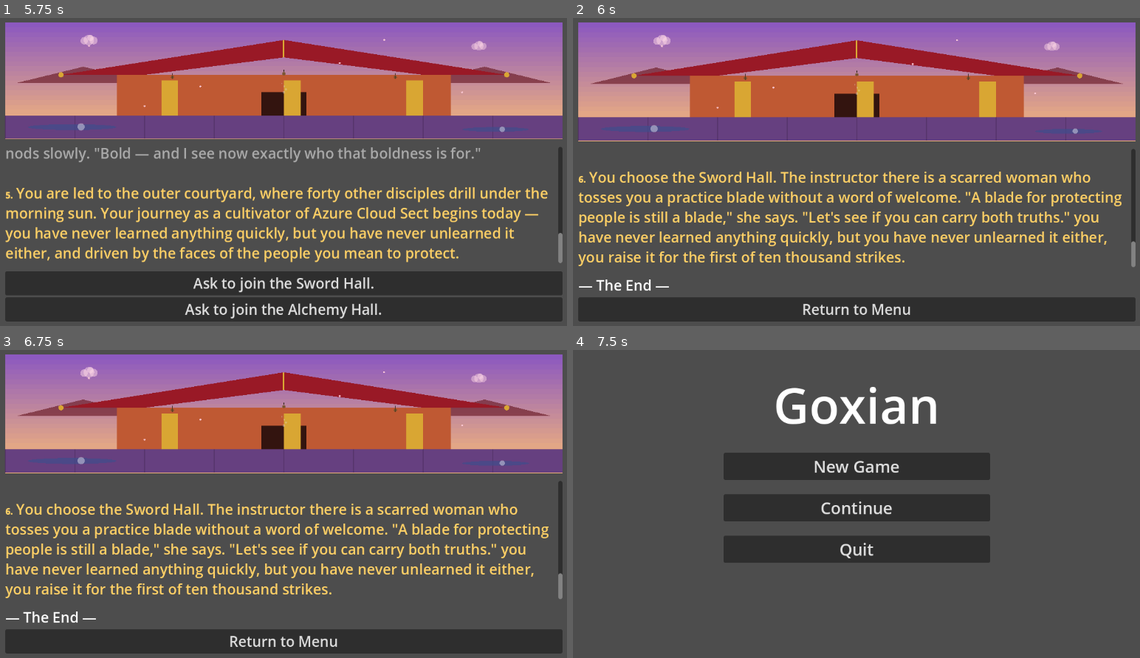
Above: before the commit, frames 1-4 (two rows, left to right).
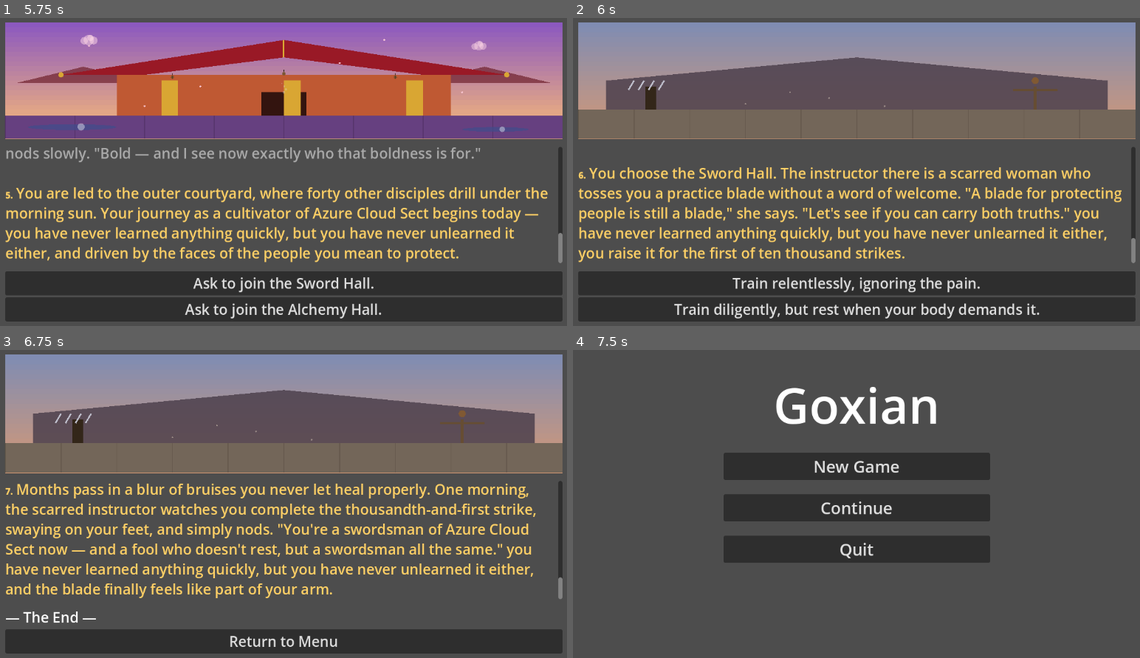
Above: after the commit, the same moments.

Repository: jgyy/goxian
Game: Godot game, scene res://scenes/main_menu.tscn
The game is run twice, just before and just after one commit, with the same random seed, the same clock (stepped at 60 frames per second) and the same inputs.
Inputs (mouse positions are in pixels of both pictures, inside the frame that each line leads up to):
- Up to frame 1 (5.75 s): click "New Game" at 0.5 s; click (351, 172) at 1.27 s; type "Alex" at 1.35 s; click "Begin Journey" at 2 s; click "'I seek strength to protect t…" at 2.75 s; click "Enter the sect." at 3.5 s; click "Take the stone without hesita…" at 4.25 s; click "Ask to begin training." at 5 s
- Up to frame 2 (6 s): click "Ask to join the Sword Hall." at 5.75 s
- Up to frame 3 (6.75 s): click (283, 614) at 6.5 s, where only the run after the commit has a clickable "Train relentlessly, ignoring …"
- Up to frame 4 (7.5 s): click "Return to Menu" at 7.25 s

Frame 1 is identical in both runs. In frame 2, 54% of the frame differs, in the area x 0-100%, y 1-98%; in frame 3, 45%; in frame 4, nothing differs.

Commit message:
Add training-style chapter with dedicated hall art
Expands the arc further: joining the Sword Hall or Alchemy Hall is
no longer an instant ending — it's now a mid-node with its own
choice (train relentlessly vs. train diligently for swordsmen;
experiment boldly vs. follow formulas precisely for alchemists),
tracked via a new "training_style" flag, before reaching one of two
true final endings (final_sword / final_alchemy) with their own
profile-driven variants.

Adds dedicated "sword_hall" and "alchemy_hall" procedural backdrops
(weapon rack, training dummy, dust motes / apothecary shelves,
bubbling cauldron, hanging herbs) instead of reusing the generic
sect hall art for these scenes. Also fixes a GDScript static-typing
bug caught during verification: a `for side in [0.05, 0.85]` loop
produced an untyped float that broke `:=` inference in a nested
variable.

Co-Authored-By: Claude Sonnet 5 <noreply@anthropic.com>

Diff:
--- a/scenes/scene_art.gd
+++ b/scenes/scene_art.gd
@@ -16,6 +16,10 @@
 			_draw_sect_hall(size)
 		"character_creation":
 			_draw_character_creation(size)
+		"sword_hall":
+			_draw_sword_hall(size)
+		"alchemy_hall":
+			_draw_alchemy_hall(size)
 		_:
 			_draw_fallback(size)
 
@@ -311,6 +315,80 @@
 	draw_rect(Rect2(Vector2(figure_x - size.x * 0.012, figure_base_y - size.y * 0.18), Vector2(size.x * 0.024, size.y * 0.18)), Color(0.05, 0.04, 0.1))
 	draw_circle(Vector2(figure_x, figure_base_y - size.y * 0.2), size.y * 0.025, Color(0.05, 0.04, 0.1))
 
+func _draw_sword_hall(size: Vector2) -> void:
+	_draw_sky_gradient(size, Color(0.5, 0.55, 0.7), Color(0.85, 0.6, 0.45))
+
+	# Training yard floor
+	draw_rect(Rect2(Vector2(0, size.y * 0.75), Vector2(size.x, size.y * 0.25)), Color(0.45, 0.4, 0.35))
+	for i in range(10):
+		var lx := size.x * (float(i) / 10.0)
+		draw_line(Vector2(lx, size.y * 0.75), Vector2(lx, size.y), Color(0.35, 0.3, 0.25, 0.5), 1.5)
+
+	# Distant training hall silhouette
+	var hall_points := PackedVector2Array([
+		Vector2(size.x * 0.05, size.y * 0.5),
+		Vector2(size.x * 0.5, size.y * 0.3),
+		Vector2(size.x * 0.95, size.y * 0.5),
+		Vector2(size.x * 0.95, size.y * 0.75),
+		Vector2(size.x * 0.05, size.y * 0.75)
+	])
+	draw_colored_polygon(hall_points, Color(0.3, 0.25, 0.3, 0.85))
+
+	# Weapon rack with practice blades, stage left
+	var rack_x := size.x * 0.12
+	draw_rect(Rect2(Vector2(rack_x, size.y * 0.55), Vector2(size.x * 0.02, size.y * 0.2)), Color(0.2, 0.15, 0.1))
+	for i in range(4):
+		var blade_x := rack_x - size.x * 0.03 + i * size.x * 0.018
+		draw_line(Vector2(blade_x, size.y * 0.58), Vector2(blade_x + size.x * 0.01, size.y * 0.5), Color(0.75, 0.75, 0.8), 3.0)
+
+	# A training dummy, stage right
+	var dummy_x := size.x * 0.82
+	draw_line(Vector2(dummy_x, size.y * 0.75), Vector2(dummy_x, size.y * 0.55), Color(0.4, 0.3, 0.2), 6.0)
+	draw_circle(Vector2(dummy_x, size.y * 0.5), size.y * 0.03, Color(0.5, 0.35, 0.2))
+	draw_line(Vector2(dummy_x - size.x * 0.04, size.y * 0.58), Vector2(dummy_x + size.x * 0.04, size.y * 0.58), Color(0.4, 0.3, 0.2), 4.0)
+
+	# Dust motes kicked up by training, drifting in the light
+	var dust_positions := PackedVector2Array([
+		Vector2(0.3, 0.7), Vector2(0.45, 0.65), Vector2(0.55, 0.72), Vector2(0.38, 0.6)
+	])
+	for d in dust_positions:
+		draw_circle(Vector2(size.x * d.x, size.y * d.y), 1.5, Color(1.0, 0.95, 0.85, 0.4))
+
+func _draw_alchemy_hall(size: Vector2) -> void:
+	_draw_sky_gradient(size, Color(0.35, 0.45, 0.4), Color(0.6, 0.5, 0.35))
+
+	# Workshop floor
+	draw_rect(Rect2(Vector2(0, size.y * 0.75), Vector2(size.x, size.y * 0.25)), Color(0.3, 0.25, 0.2))
+
+	# Shelving with jars, stage left and right
+	var shelf_sides: Array[float] = [0.05, 0.85]
+	for side in shelf_sides:
+		draw_rect(Rect2(Vector2(size.x * side, size.y * 0.35), Vector2(size.x * 0.1, size.y * 0.4)), Color(0.3, 0.2, 0.15))
+		for row in range(3):
+			var jar_y: float = size.y * (0.4 + row * 0.12)
+			for col in range(2):
+				var jar_x: float = size.x * side + size.x * 0.02 + col * size.x * 0.045
+				draw_rect(Rect2(Vector2(jar_x, jar_y), Vector2(size.x * 0.03, size.y * 0.08)), Color(0.5, 0.7, 0.5, 0.7))
+
+	# A central cauldron with rising steam
+	var cauldron_center := Vector2(size.x * 0.5, size.y * 0.72)
+	draw_colored_polygon(PackedVector2Array([
+		cauldron_center + Vector2(-size.x * 0.08, 0),
+		cauldron_center + Vector2(size.x * 0.08, 0),
+		cauldron_center + Vector2(size.x * 0.06, size.y * 0.08),
+		cauldron_center + Vector2(-size.x * 0.06, size.y * 0.08)
+	]), Color(0.15, 0.12, 0.1))
+	draw_circle(cauldron_center + Vector2(0, -size.y * 0.005), size.x * 0.08, Color(0.4, 0.7, 0.5, 0.8))
+
+	for i in range(3):
+		var t := float(i) / 3.0
+		draw_circle(cauldron_center + Vector2(sin(t * 5.0) * 6.0, -size.y * (0.1 + t * 0.15)), 3.0 - t * 1.5, Color(0.7, 0.9, 0.75, 0.4 - t * 0.1))
+
+	# Hanging dried herb bundles from the ceiling
+	for hx in [0.3, 0.7]:
+		draw_line(Vector2(size.x * hx, size.y * 0.15), Vector2(size.x * hx, size.y * 0.3), Color(0.3, 0.25, 0.15), 1.5)
+		draw_circle(Vector2(size.x * hx, size.y * 0.32), size.y * 0.02, Color(0.4, 0.55, 0.3))
+
 func _draw_fallback(size: Vector2) -> void:
 	_draw_sky_gradient(size, Color(0.5, 0.3, 0.65), Color(0.85, 0.5, 0.55))
 	_draw_cloud(Vector2(size.x * 0.3, size.y * 0.25), size.y * 0.05, Color(1.0, 0.9, 0.9, 0.4))
--- a/story/intro_arc.json
+++ b/story/intro_arc.json
@@ -177,46 +177,84 @@
   },
   "ending_sword_bold": {
     "text": "You choose the Sword Hall. The instructor there is a scarred woman who tosses you a practice blade without …(199 unchanged characters)…
-    "backdrop": "sect_hall",
+    "backdrop": "sword_hall",
     "variants": [
       { "when": {"motive": "protect"}, "text": "You choose the Sword Hall. The instructor there is a scarred woman who  …(235 unchanged characters)…
       { "when": {"spiritual_root": "fire"}, "text": "You choose the Sword Hall. The instructor tosses you a practice bl …(214 unchanged characters)…
       { "when": {"moral_alignment": "ruthless"}, "text": "You choose the Sword Hall. The instructor sizes you up and to …(192 unchanged characters)…
       { "when": {"species": "half_spirit_beast"}, "text": "You choose the Sword Hall. The instructor tosses you a pract …(236 unchanged characters)…
     ],
-    "choices": []
+    "choices": [
+      { "label": "Train relentlessly, ignoring the pain.", "next": "final_sword", "set_flags": {"training_style": "relentless"} },
+      { "label": "Train diligently, but rest when your body demands it.", "next": "final_sword", "set_flags": {"training_style": "balanced"} }
+    ]
   },
   "ending_alchemy_bold": {
     "text": "You choose the Alchemy Hall. The instructor there, an old man with permanently stained fingers, hands you  …(223 unchanged characters)…
-    "backdrop": "sect_hall",
+    "backdrop": "alchemy_hall",
     "variants": [
       { "when": {"motive": "transcend"}, "text": "You choose the Alchemy Hall. The old instructor hands you a mortar an …(209 unchanged characters)…
       { "when": {"background": "scholar"}, "text": "You choose the Alchemy Hall. The old instructor hands you a mortar  …(190 unchanged characters)…
       { "when": {"spiritual_root": "wood"}, "text": "You choose the Alchemy Hall. The old instructor hands you a mortar …(184 unchanged characters)…
       { "when": {"moral_alignment": "compassionate"}, "text": "You choose the Alchemy Hall. The old instructor hands yo …(191 unchanged characters)…
     ],
-    "choices": []
+    "choices": [
+      { "label": "Experiment boldly with unproven mixtures.", "next": "final_alchemy", "set_flags": {"training_style": "bold"} },
+      { "label": "Follow the old formulas precisely.", "next": "final_alchemy", "set_flags": {"training_style": "careful"} }
+    ]
   },
   "ending_sword_cautious": {
     "text": "You choose the Sword Hall. The instructor there, a scarred woman, studies the careful way you accepted the …(245 unchanged characters)…
-    "backdrop": "sect_hall",
+    "backdrop": "sword_hall",
     "variants": [
       { "when": {"motive": "protect"}, "text": "You choose the Sword Hall. The instructor studies you and hands you a practice blade. \"A careful blade lasts longer to protect the people behind it,\" she says. {talent_aptitude}, you raise it for the first of ten thousand strikes." },
       { "when": {"spiritual_root": "earth"}, "text": "You choose the Sword Hall. The instructor hands you a practice bl …(208 unchanged characters)…
       { "when": {"moral_alignment": "detached"}, "text": "You choose the Sword Hall. The instructor hands you a practic …(211 unchanged characters)…
       { "when": {"background": "scholar"}, "text": "You choose the Sword Hall. The instructor hands you a practice blad …(218 unchanged characters)…
     ],
-    "choices": []
+    "choices": [
+      { "label": "Train relentlessly, ignoring the pain.", "next": "final_sword", "set_flags": {"training_style": "relentless"} },
+      { "label": "Train diligently, but rest when your body demands it.", "next": "final_sword", "set_flags": {"training_style": "balanced"} }
+    ]
   },
   "ending_alchemy_cautious": {
     "text": "You choose the Alchemy Hall. The old instructor there studies the careful way you accepted the trial stone …(195 unchanged characters)…
-    "backdrop": "sect_hall",
+    "backdrop": "alchemy_hall",
     "variants": [
       { "when": {"motive": "transcend"}, "text": "You choose the Alchemy Hall. The old instructor nods approvingly and  …(213 unchanged characters)…
       { "when": {"spiritual_root": "water"}, "text": "You choose the Alchemy Hall. The old instructor hands you a mortar and pestle, pleased at the calm, still quality of your qi. \"Water roots make patient alchemists,\" he says. {talent_aptitude}, you begin grinding your first ingredient." },
       { "when": {"moral_alignment": "compassionate"}, "text": "You choose the Alchemy Hall. The old instructor hands you a mortar and pestle. \"Careful hands and a caring heart — that's exactly what this hall needs more of.\" {talent_aptitude}, you begin grinding your first ingredient." },
       { "when": {"wealth": "modest"}, "text": "You choose the Alchemy Hall. The old instructor hands you a mortar and pestle, noting the practical, unshowy way you handle it. \"Alchemy rewards patience, not bravado,\" he says. {talent_aptitude}, you begin grinding your first ingredient." }
     ],
+    "choices": [
+      { "label": "Experiment boldly with unproven mixtures.", "next": "final_alchemy", "set_flags": {"training_style": "bold"} },
+      { "label": "Follow the old formulas precisely.", "next": "final_alchemy", "set_flags": {"training_style": "careful"} }
+    ]
+  },
+  "final_sword": {
+    "text": "Months pass in a blur of bruises and calluses. One morning, the scarred instructor watches you complete the thousandth-and-first strike without correction, and simply nods. \"You're a swordsman of Azure Cloud Sect now,\" she says. {talent_aptitude}, and the blade finally feels like part of your arm rather than a tool in your hand.",
+    "backdrop": "sword_hall",
+    "variants": [
+      { "when": {"training_style": "relentless"}, "text": "Months pass in a blur of bruises you never let heal properly. One morning, the scarred instructor watches you complete the thousandth-and-first strike, swaying on your feet, and simply nods. \"You're a swordsman of Azure Cloud Sect now — and a fool who doesn't rest, but a swordsman all the same.\" {talent_aptitude}, and the blade finally feels like part of your arm." },
+      { "when": {"training_style": "balanced"}, "text": "Months pass, bruises healing into calluses at their own pace. One morning, the scarred instructor watches you complete the thousandth-and-first strike, steady and unhurried, and simply nods. \"You're a swordsman of Azure Cloud Sect now — one who'll still be standing in ten years, unlike some of the others.\" {talent_aptitude}, and the blade finally feels like part of your arm." },
+      { "when": {"motive": "protect"}, "text": "Months pass in a blur of bruises and calluses, every strike practiced with a face in mind that isn't your own. One morning, the scarred instructor watches you complete the thousandth-and-first strike and nods. \"You're a swordsman of Azure Cloud Sect now — and whoever you're doing this for is lucky to have you.\" {talent_aptitude}." },
+      { "when": {"spiritual_root": "heretical"}, "text": "Months pass in a blur of bruises and calluses, your tangled qi finally starting to answer the blade instead of arguing with it. One morning, the scarred instructor watches you complete the thousandth-and-first strike and nods. \"You're a swordsman of Azure Cloud Sect now — a strange one, but a real one.\" {talent_aptitude}." },
+      { "when": {"species": "demonic_bloodline"}, "text": "Months pass in a blur of bruises and calluses, and no one in the Sword Hall so much as mentions your bloodline anymore — they've seen you bleed like everyone else. One morning, the scarred instructor watches you complete the thousandth-and-first strike and nods. \"You're a swordsman of Azure Cloud Sect now.\" {talent_aptitude}." },
+      { "when": {"moral_alignment": "righteous"}, "text": "Months pass in a blur of bruises and calluses, each strike drilled with the same quiet conviction you started with. One morning, the scarred instructor watches you complete the thousandth-and-first strike and nods. \"You're a swordsman of Azure Cloud Sect now — the Dao could use more like you.\" {talent_aptitude}." }
+    ],
+    "choices": []
+  },
+  "final_alchemy": {
+    "text": "Months pass in a haze of scorched fingertips and ruined batches. One afternoon, the old instructor tastes a pill you've brewed, raises his eyebrows, and doesn't spit it out. \"You're an alchemist of Azure Cloud Sect now,\" he says. {talent_aptitude}, and the mortar and pestle finally feel like an extension of your hands rather than borrowed tools.",
+    "backdrop": "alchemy_hall",
+    "variants": [
+      { "when": {"training_style": "bold"}, "text": "Months pass in a haze of scorched fingertips and small explosions the instructor has stopped flinching at. One afternoon, he tastes a pill you brewed from a formula that technically doesn't exist yet, and doesn't spit it out. \"You're an alchemist of Azure Cloud Sect now — a reckless one, but a real one.\" {talent_aptitude}." },
+      { "when": {"training_style": "careful"}, "text": "Months pass in a haze of scorched fingertips, though fewer than most disciples manage, thanks to how precisely you follow the old formulas. One afternoon, the instructor tastes a pill you brewed exactly by the book and doesn't spit it out. \"You're an alchemist of Azure Cloud Sect now — precise as they come.\" {talent_aptitude}." },
+      { "when": {"motive": "transcend"}, "text": "Months pass in a haze of scorched fingertips and ruined batches, each failure just another limit you refuse to accept. One afternoon, the instructor tastes a pill you've brewed and doesn't spit it out. \"You're an alchemist of Azure Cloud Sect now — and I suspect this hall won't hold you forever.\" {talent_aptitude}." },
+      { "when": {"background": "scholar"}, "text": "Months pass in a haze of scorched fingertips and ruined batches, though you've read every scrap of theory in the hall's library twice by now. One afternoon, the instructor tastes a pill you've brewed and doesn't spit it out. \"You're an alchemist of Azure Cloud Sect now — the theory finally caught up to the practice.\" {talent_aptitude}." },
+      { "when": {"spiritual_root": "wood"}, "text": "Months pass in a haze of scorched fingertips and ruined batches, though your formulas seem to grow steadier with each attempt, like something taking root. One afternoon, the instructor tastes a pill you've brewed and doesn't spit it out. \"You're an alchemist of Azure Cloud Sect now.\" {talent_aptitude}." },
+      { "when": {"moral_alignment": "compassionate"}, "text": "Months pass in a haze of scorched fingertips and ruined batches, most of them attempts at remedies for disciples too proud to visit the healer's hall. One afternoon, the instructor tastes a pill you've brewed and doesn't spit it out. \"You're an alchemist of Azure Cloud Sect now — and half this hall already owes you a favor.\" {talent_aptitude}." }
+    ],
     "choices": []
   }
 }
